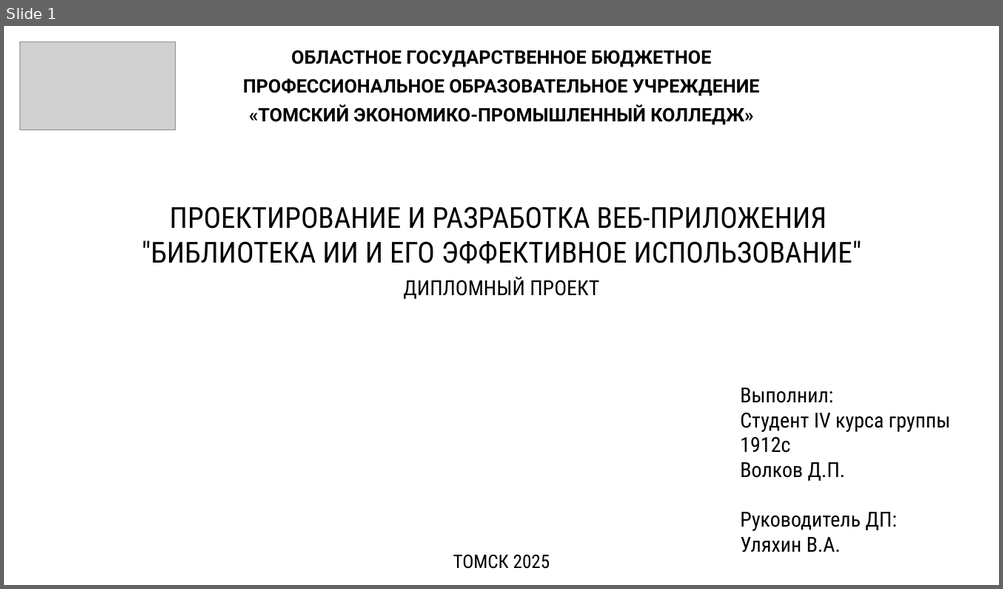
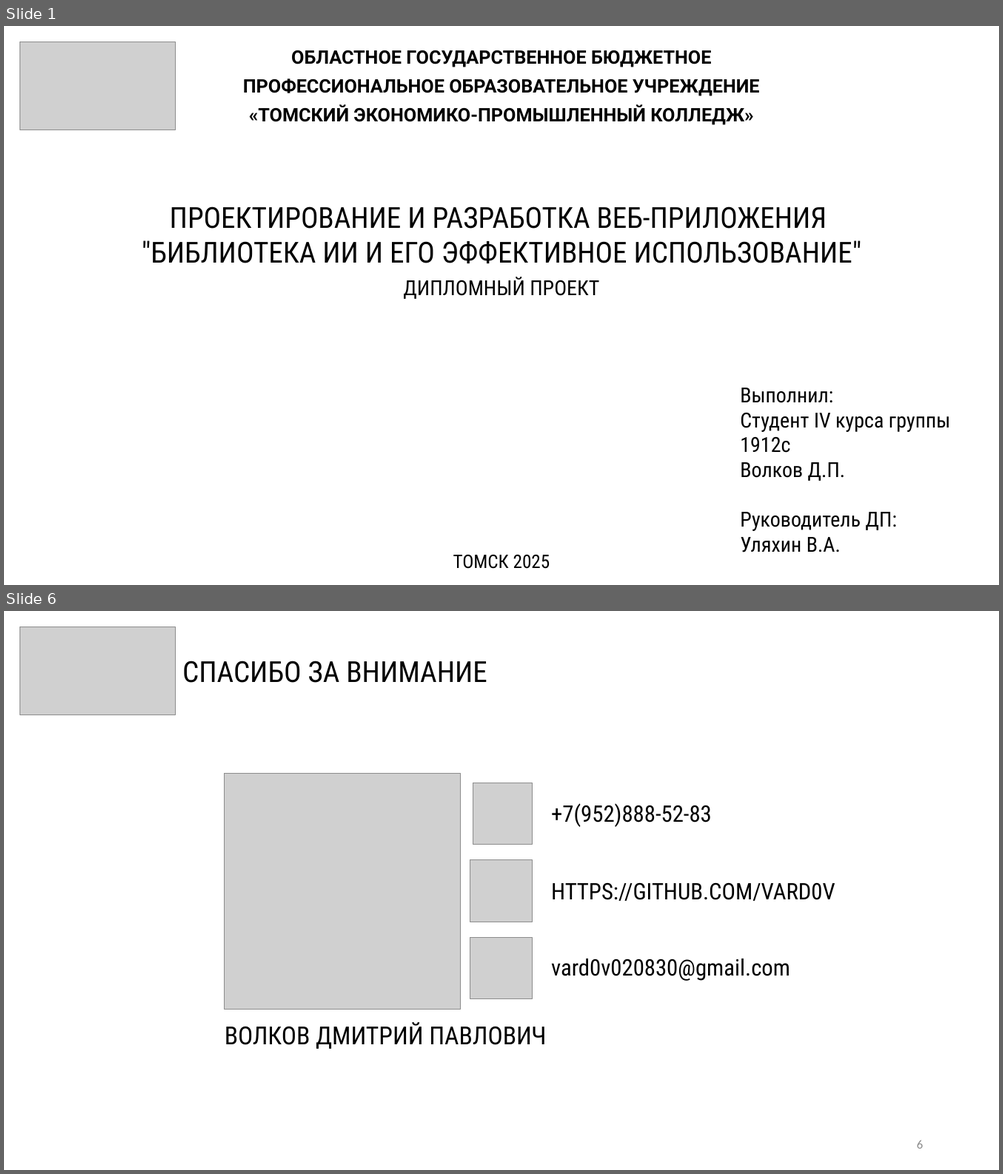
Before and after one commit to VARD0V/library-project.ru, a slide deck: public/assets/documents/диплом/Волков Диплом.pptx. Shown one above the other, each under a label of ours: slide 1 before the commit, slides 1 and 6 after it; the slides between them are not shown. The pictures are 1003x589 and 1003x1174 pixels, drawn with LibreOffice and Linux fonts; fonts in the diff are those of the drawing; grey boxes stand for pictures; background and template pictures are left out. Boxes give left, top, right and bottom in pixels: in the first picture for what was removed or moved away, otherwise in the second. Text is boxed around its words. In the diff, an @@ line names an element or a change of style, - is before the commit and + after.

```diff
--- a/public/assets/documents/диплом/Волков Диплом.pptx
+++ b/public/assets/documents/диплом/Волков Диплом.pptx
@@ slide 6 added at box(4, 611, 999, 1170), background #FFFFFF @@
@@ picture added at box(20, 627, 96, 670) @@
@@ picture added at box(20, 627, 175, 715) @@
@@ text added at box(182, 661, 486, 683), 28 pt, text #000000 @@
+СПАСИБО ЗА ВНИМАНИЕ
@@ picture added at box(224, 774, 460, 1009) @@
@@ picture added at box(472, 783, 532, 845) @@
@@ text added at box(551, 803, 711, 827), 22 pt, text #000000 @@
++7(952)888-52-83
@@ picture added at box(470, 860, 532, 922) @@
@@ text added at box(551, 883, 835, 901), 22 pt, text #000000 @@
+HTTPS://GITHUB.COM/VARD0V
@@ picture added at box(470, 938, 532, 999) @@
@@ text added at box(551, 959, 790, 981), 22 pt, text #000000 @@
+vard0v020830@gmail.com
@@ text added at box(225, 1022, 546, 1049), 24 pt, text #000000 @@
+ВОЛКОВ ДМИТРИЙ ПАВЛОВИЧ
@@ page number added at box(916, 1141, 922, 1149), 12 pt, text #8C8C8C @@
+6
```
Also in this commit, not shown: 3 slides changed, 1 other slide added, 4 other files.
